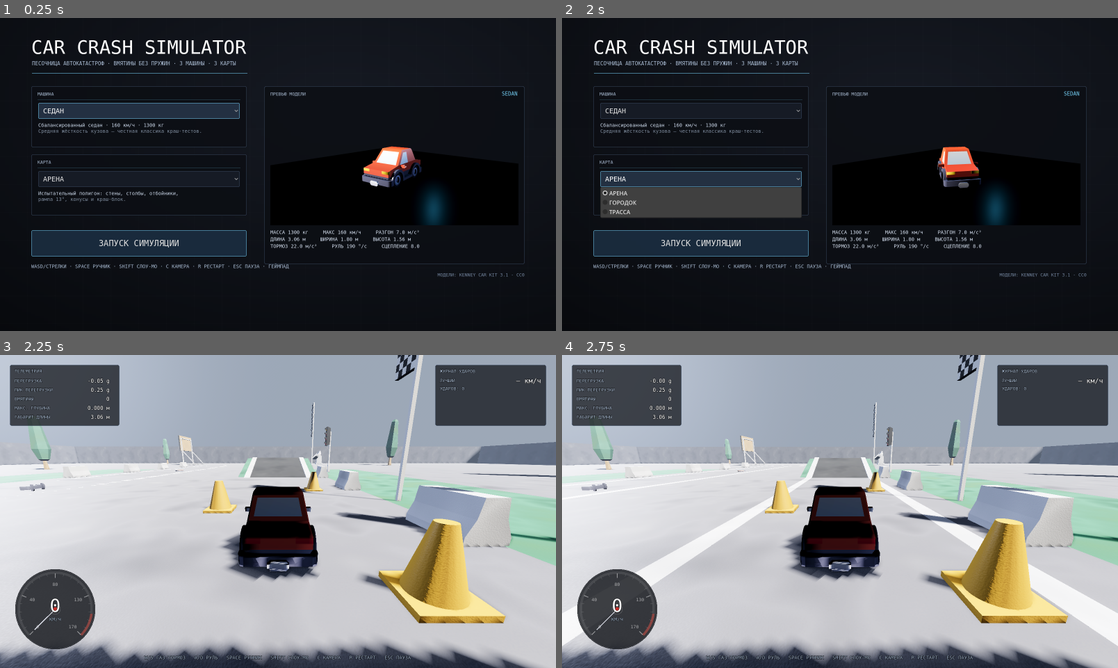
Above: before the commit, frames 1-4 (two rows, left to right).
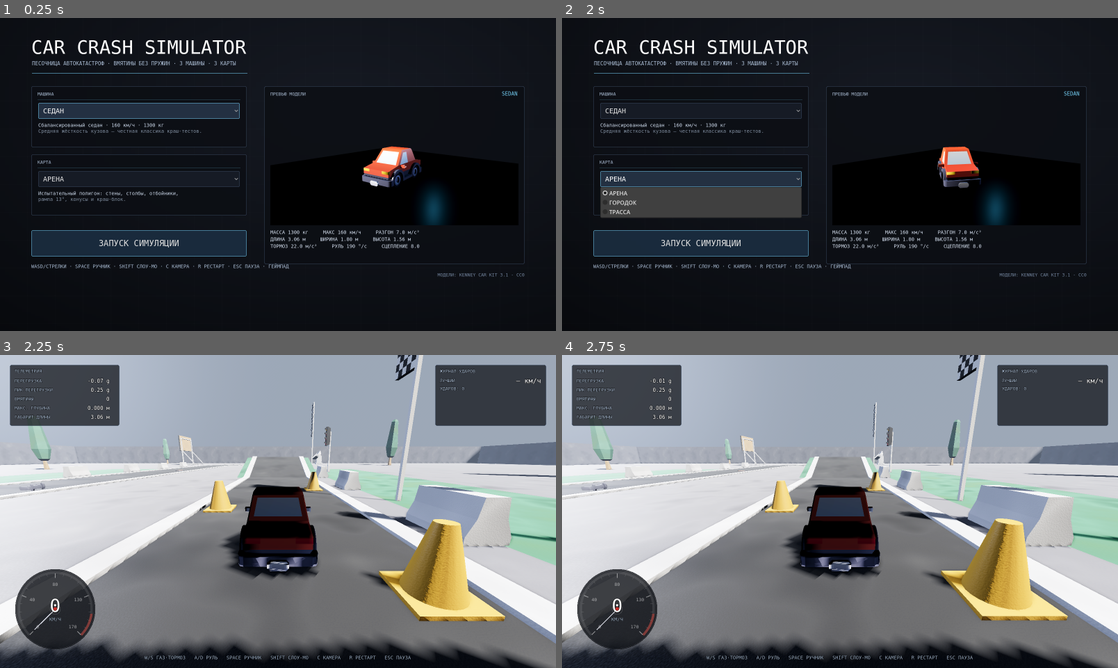
Above: after the commit, the same moments.

Repository: lightcodegit/carcrashsimulator
Game: Godot game, scene res://scenes/main_menu.tscn
Same seed, same stepped clock (60 frames per second), same inputs: the game is played once before the commit and once after it.
Inputs:
- Up to frame 1 (0.25 s): no input
- Up to frame 2 (2 s): click "СЕДАН" at 0.5 s; click "АРЕНА" at 1.25 s
- Up to frame 3 (2.25 s): click "ЗАПУСК СИМУЛЯЦИИ" at 2 s
- Up to frame 4 (2.75 s): no input

Frames 1-2 are identical in both runs. In frame 3, 34% of the frame differs, in the area x 0-100%, y 0-100%; in frame 4, 33%.

Commit message:
fix(maps): выравнивать дорожные плиты по их полотну, а не по верхушке меша
Плита Kenney — корыто из трёх уровней: трава y=0.0, асфальт y=0.1, белые полосы
y=0.2 (замерено по геометрии). Прежнее «топим на половину высоты» клало асфальт
на y=-0.1, то есть ПОД невидимый пол карты, поэтому самого асфальта видно не было,
а белая полоса попадала точно в плоскость пола и мерцала. Полотно теперь ложится
на +0.03, полосы остаются на 13 см выше асфальта — настоящий поребрик.

Заодно проверено, что ни одна горизонтальная грань ассетов не совпадает с плоскостью
пола: у билбордов и фонарей база лежала ровно в ней и тоже мерцала, поэтому пол
опущен на 1 см (FLOOR_Y), а предметы на тротуаре подняты на 1 см (WALK_Y).

h_t21_markings покрывает оба инварианта; в h_t10 убран мёртвый код и падение на
пустом результате луча, луч стал доставать до опущенного пола.

Diff:
--- a/scripts/maps/map_db.gd
+++ b/scripts/maps/map_db.gd
@@ -5,11 +5,13 @@
 
 const A := "res://assets/city/"
 const R := "res://assets/racing/"
-const ROAD_Y := -0.2      # плиты дорог Kenney Racing Kit высотой 0.2: топим, чтобы верх был на y = 0
+const ROAD_Y := -0.2      # запас для сегментов без плоского полотна (у рампы полотно наклонено)
+const ROAD_TOP := 0.03    # world y, на которую кладём полотно плиты
+const FLOOR_Y := -0.01   # верх процедурного пола: на сантиметр НИЖЕ нуля, в котором стоят предметы
 const P := "res://assets/props/"
 const CARS := "res://assets/cars/"
 const PROP := 1.2          # масштаб пропов: тот же, что у машины игрока (width 1.8 из 1.5)
-const WALK_Y := 0.2        # верх тротуара в городке: предметы на нём ставим на эту высоту
+const WALK_Y := 0.21       # предметы на тротуаре (его верх 0.20): на сантиметр выше плоскости, иначе база предмета мерцает
 const GROUP_PARKED := "parked_car"
 
 static func _mat(color: Color) -> StandardMaterial3D:
@@ -74,7 +76,33 @@
 			for q in v: faces.append(q)
 	return faces
 
-# Сегмент Kenney Racing Kit. road => плита топится на ROAD_Y, чтобы полотно легло на y = 0.
+static var _road_offsets := {}
+
+# Смещение сегмента по высоте: выравниваем по его же ПОЛОТНУ, а не по верхушке меша.
+#
+# Плита Kenney — это корыто из трёх уровней: трава y=0.0, асфальт y=0.1, белые бордюрные
+# полосы y=0.2 (замерено по геометрии roadStraightLong). Прежнее «топим на половину
+# высоты» клало асфальт на y=-0.1, то есть ПОД невидимый пол карты (у того верх ровно
+# y=0), и тогда сам асфальт был не виден, а белая полоса попадала точно в плоскость пола
+# — отсюда и мерцание разметки, на которое жаловался игрок. Полотно поднимаем на 3 см над
+# полом: этого хватает глубине буфера формата, и полосы остаются на 10 см выше асфальта,
+# как настоящий поребрик.
+static func _road_offset(m: Mesh) -> float:
+	var key := m.resource_path
+	if _road_offsets.has(key): return _road_offsets[key]
+	var got := INF
+	for s in m.get_surface_count():
+		var mat := m.surface_get_material(s)
+		if mat == null or mat.resource_name != "road": continue
+		var v: PackedVector3Array = m.surface_get_arrays(s)[Mesh.ARRAY_VERTEX]
+		for p in v:
+			# минимум по вершинам: у плоской плиты он равен её высоте, у рампы — низу въезда
+			got = minf(got, p.y)
+	var off := ROAD_TOP - (got if is_finite(got) else -ROAD_Y)
+	_road_offsets[key] = off
+	return off
+
+# Сегмент Kenney Racing Kit. road => плита ставится по её ПОЛОТНУ (см. _road_offset).
 # solid => статичный trimesh-коллайдер по геометрии сегмента (рампы и отбойники честные).
 static func kit(root: Node3D, name: String, pos: Vector3, rot_y_deg: float, solid: bool, road := false) -> MeshInstance3D:
 	var m: Mesh = load(R + name + ".obj")
@@ -85,7 +113,7 @@
 	mi.mesh = m
 	# имя с координатами: одинаковые имена среди соседей Godot молча переименовывает в @MeshInstance3D@N
 	mi.name = "kit_%s_%.0f_%.0f" % [name, pos.x, pos.z]
-	mi.position = pos + Vector3(0, ROAD_Y if road else 0.0, 0)
+	mi.position = pos + Vector3(0, _road_offset(m) if road else 0.0, 0)
 	mi.rotation.y = deg_to_rad(rot_y_deg)
 	root.add_child(mi)
 	if solid:
@@ -229,7 +257,7 @@
 
 static func _arena() -> Dictionary:
 	var root := Node3D.new(); root.name = "Arena"
-	box(root, Vector3(0, -1.0, 0), Vector3(200, 2, 200), Color(0.55, 0.55, 0.57))
+	box(root, Vector3(0, FLOOR_Y - 1.0, 0), Vector3(200, 2, 200), Color(0.55, 0.55, 0.57))
 	var wc := Color(0.35, 0.35, 0.38)
 	box(root, Vector3(0, 4, -100), Vector3(200, 8, 1), wc)
 	box(root, Vector3(0, 4, 100), Vector3(200, 8, 1), wc)
@@ -288,7 +316,7 @@
 
 static func _town() -> Dictionary:
 	var root := Node3D.new(); root.name = "Town"
-	box(root, Vector3(0, -1.0, 0), Vector3(300, 2, 300), Color(0.42, 0.42, 0.45))
+	box(root, Vector3(0, FLOOR_Y - 1.0, 0), Vector3(300, 2, 300), Color(0.42, 0.42, 0.45))
 	var rng := RandomNumberGenerator.new(); rng.seed = 20261029
 	# улицы из плит Racing Kit: главная вдоль z = -24 и вторая вдоль z = 36
 	for k in 14:
@@ -353,7 +381,7 @@
 
 static func _speedway() -> Dictionary:
 	var root := Node3D.new(); root.name = "Speedway"
-	box(root, Vector3(280, -1.0, 0), Vector3(700, 2, 300), Color(0.32, 0.32, 0.34))
+	box(root, Vector3(280, FLOOR_Y - 1.0, 0), Vector3(700, 2, 300), Color(0.32, 0.32, 0.34))
 	# полотно из плит Kenney Racing Kit (10 x 20), дорога вдоль +X, центр по z = 0
 	kit(root, "roadStart", Vector3(-20, 0, 6.3), 90, true, true)          # стартовая арка
 	for k in 31:
--- a/tests/h_t10.gd
+++ b/tests/h_t10.gd
@@ -3,23 +3,6 @@
 
 func check(cond: bool, msg: String) -> void:
 	if not cond: _fails += 1; print("FAIL: " + msg)
-
-func _collect_props(n: Node, out: Array) -> void:
-	if n is Node3D and String(n.name).ends_with(".glb"):
-		out.append(n)
-	for c in n.get_children():
-		_collect_props(c, out)
-
-func _local_aabb(n: Node3D) -> AABB:
-	var merged := AABB()
-	var first := true
-	for c in n.get_children():
-		var mi := c as MeshInstance3D
-		if mi == null: continue
-		var g: AABB = mi.transform * mi.get_aabb()
-		if first: merged = g; first = false
-		else: merged = merged.merge(g)
-	return merged
 
 # Дорожные плиты не должны лежать друг на друге: две копии белой разметки в одной
 # плоскости мерцают (z-fighting). Трамплин и лежачий полицейский занимают свою плиту.
@@ -55,9 +38,15 @@
 		await get_tree().physics_frame
 		var space := get_world_3d().direct_space_state
 		var from := spawn.origin + Vector3(0, 2.0, 0)
-		var hit := space.intersect_ray(PhysicsRayQueryParameters3D.create(from, from + Vector3(0, -3.0, 0)))
-		check(not hit.is_empty(), "%s spawn over ground" % id)
-		check(absf(hit.position.y - 0.0) < 0.06, "%s floor top y≈0 (%.2f)" % [id, hit.position.y])
+		# луч длиннее, чем от спавна до пола: верх пола на 1 см ниже нуля (см. FLOOR_Y),
+		# и коротким лучом в самый ноль мы бы его не видели
+		var hit := space.intersect_ray(PhysicsRayQueryParameters3D.create(from, from + Vector3(0, -5.0, 0)))
+		if hit.is_empty():
+			check(false, "%s spawn over ground" % id)
+		else:
+			# пол карты на 1 см ниже нуля (FLOOR_Y), а плиты лежат поверх него
+			check(hit.position.y > MapDB.FLOOR_Y - 0.001 and hit.position.y < 0.20,
+				"%s: под спавном пол (%.3f)" % [id, hit.position.y])
 		for dx in [-2.0, 2.0]:
 			for dz in [-1.0, 1.0]:
 				var h2 := space.intersect_ray(PhysicsRayQueryParameters3D.create(m.spawn.origin + Vector3(dx, 2.5, dz), m.spawn.origin + Vector3(dx, 0.05, dz)))
--- /dev/null
+++ b/tests/h_t21_markings.gd
@@ -0,0 +1,100 @@
+extends Node3D
+# Разметка не должна делить плоскость ни с чем. Плита Kenney — корыто из трёх уровней
+# (в местных координатах: трава y=0.0, асфальт y=0.1, белые полосы y=0.2), поэтому
+# важны именно мировые высоты:
+# 1) полотно приподнято над полом карты, но не выше тротуарного бордюра;
+# 2) белая полоса ощутимо выше своего асфальта (10 см — настоящий поребрик);
+# 3) ни одна горизонтальная грань ассетов не совпадает с плоскостью пола в пределах
+#    2 мм — ровно это и давало мерцание, когда плиту топили на половину высоты.
+const SEG := "road"          # дорожными считаем только сегменты road*
+var _fails := 0
+
+func check(cond: bool, msg: String) -> void:
+	if not cond: _fails += 1; print("FAIL: " + msg)
+
+static func _tris(mesh: Mesh, surface: int) -> PackedVector3Array:
+	var arrays := mesh.surface_get_arrays(surface)
+	var verts: PackedVector3Array = arrays[Mesh.ARRAY_VERTEX]
+	var idx: PackedInt32Array = arrays[Mesh.ARRAY_INDEX]
+	var out := PackedVector3Array()
+	if idx.is_empty():
+		for q in range(0, verts.size() - 2, 3):
+			out.append(verts[q]); out.append(verts[q + 1]); out.append(verts[q + 2])
+	else:
+		for k in range(0, idx.size() - 2, 3):
+			out.append(verts[idx[k]]); out.append(verts[idx[k + 1]]); out.append(verts[idx[k + 2]])
+	return out
+
+# Мировые высоты верхних горизонтальных граней поверхности с именем name_key.
+static func _horiz(mesh: Mesh, tr: Transform3D, name_key: String) -> Array[float]:
+	var ys: Array[float] = []
+	for s in mesh.get_surface_count():
+		var mat := mesh.surface_get_material(s)
+		if mat == null or mat.resource_name != name_key: continue
+		var f := _tris(mesh, s)
+		for q in range(0, f.size() - 2, 3):
+			var a := tr * f[q]
+			var b := tr * f[q + 1]
+			var d := tr * f[q + 2]
+			var n := (b - a).cross(d - a) + (d - a).cross(b - d) + (b - d).cross(a - b)
+			if absf(n.y) > 0.9 * n.length(): ys.append(maxf(a.y, maxf(b.y, d.y)))
+	return ys
+
+# Минимальная мировая высота полотна сегмента — то же правило, по которому MapDB его
+# и ставит. По горизонтальным граням нельзя: у рампы единственная горизонтальная грань
+# полотна — это верхняя площадка на 2.6 м, а въезд наклонён.
+static func _road_min(p: MeshInstance3D) -> float:
+	var got := INF
+	for s in p.mesh.get_surface_count():
+		var mat := p.mesh.surface_get_material(s)
+		if mat == null or mat.resource_name != "road": continue
+		var v: PackedVector3Array = p.mesh.surface_get_arrays(s)[Mesh.ARRAY_VERTEX]
+		for q in v: got = minf(got, (p.global_transform * q).y)
+	return got
+
+static func _kits(n: Node, out: Array) -> void:
+	if n is MeshInstance3D:
+		var mi := n as MeshInstance3D
+		var mesh := mi.mesh
+		if mesh != null and String(mesh.resource_path).begins_with("res://assets/racing/"):
+			out.append(mi)
+	for c in n.get_children():
+		_kits(c, out)
+
+func _ready() -> void:
+	await get_tree().process_frame
+	for id in ["arena", "town", "speedway"]:
+		var m: Dictionary = MapDB.build(id)
+		var root: Node3D = m.root
+		add_child(root)
+		await get_tree().physics_frame
+		var kits: Array = []
+		_kits(root, kits)
+		# пол карты — главный источник мерцания: ни одна грань ассета не должна ложиться
+		# ровно в его плоскость
+		var on_floor := 0
+		for mi in kits:
+			var p := mi as MeshInstance3D
+			for s in ["road", "grey", "grass"]:
+				for y in _horiz(p.mesh, p.global_transform, s):
+					if absf(y - MapDB.FLOOR_Y) < 0.002: on_floor += 1
+		check(on_floor == 0, "%s: ни одна грань ассета не совпала с плоскостью пола (%d)" % [id, on_floor])
+		var plates := 0
+		var lifted := 0
+		var proud := 0
+		for mi in kits:
+			var p := mi as MeshInstance3D
+			if not String(p.mesh.resource_path.get_file().get_basename()).begins_with(SEG): continue
+			var lo := _road_min(p)
+			if not is_finite(lo): continue
+			plates += 1
+			if lo > MapDB.FLOOR_Y + 0.005 and lo < MapDB.FLOOR_Y + 0.20: lifted += 1
+			for g in _horiz(p.mesh, p.global_transform, "grey"):
+				if g - lo > 0.05 and g - lo < 0.30: proud += 1
+		check(plates > 5, "%s: дорожных сегментов %d" % [id, plates])
+		check(lifted == plates, "%s: полотно всех плит приподнято над полом (%d из %d)" % [id, lifted, plates])
+		check(proud > 10, "%s: белая разметка выше своего асфальта (%d граней)" % [id, proud])
+		root.queue_free()
+		await get_tree().process_frame
+	print("ALL PASS" if _fails == 0 else "FAILS %d" % _fails)
+	get_tree().quit(0 if _fails == 0 else 1)
--- /dev/null
+++ b/tests/h_t21_markings.tscn
@@ -0,0 +1,4 @@
+[gd_scene load_steps=2 format=3]
+[ext_resource type="Script" path="res://tests/h_t21_markings.gd" id="1"]
+[node name="M" type="Node3D"]
+script = ExtResource("1")
Not shown, added: tests/h_t21_markings.gd.uid
